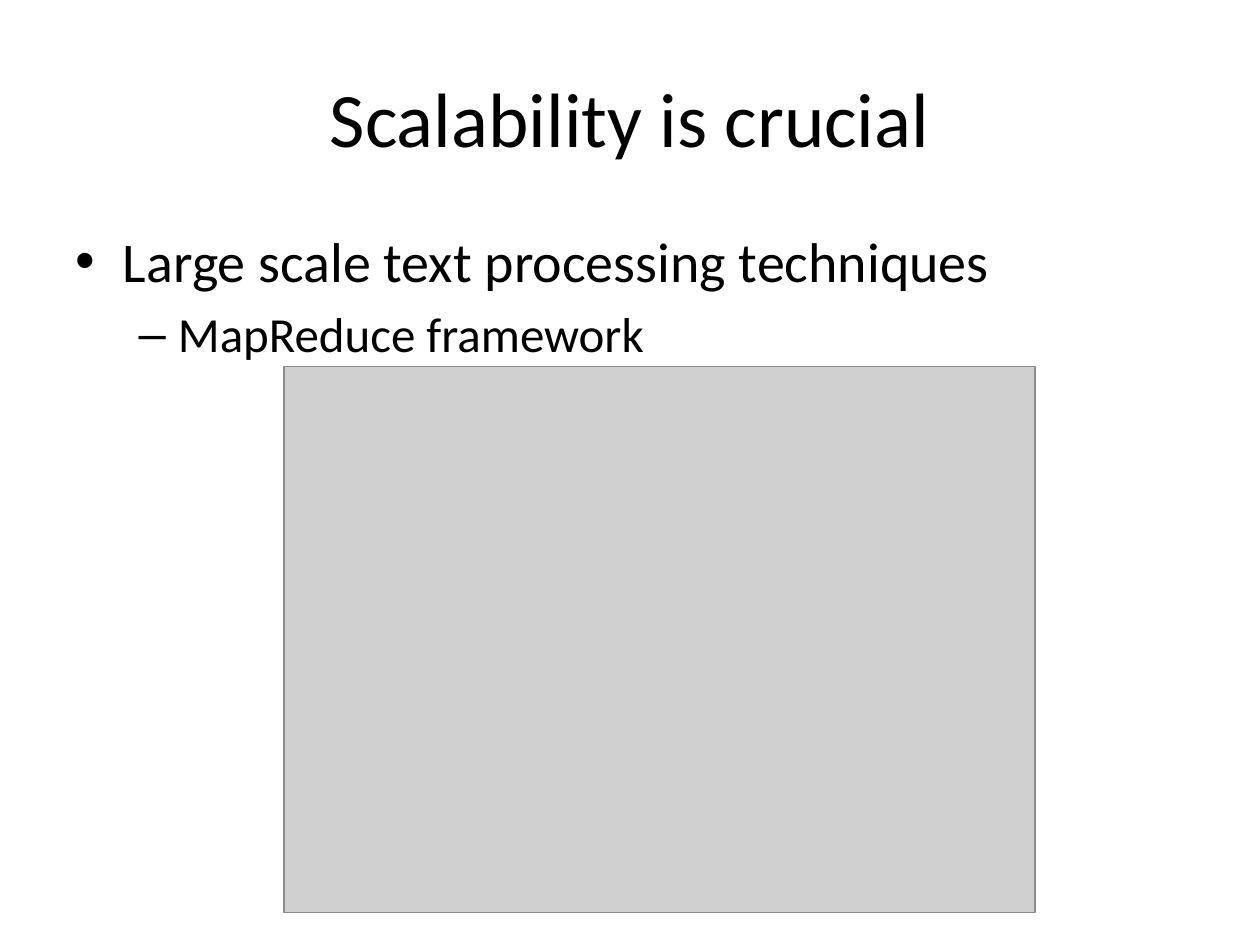
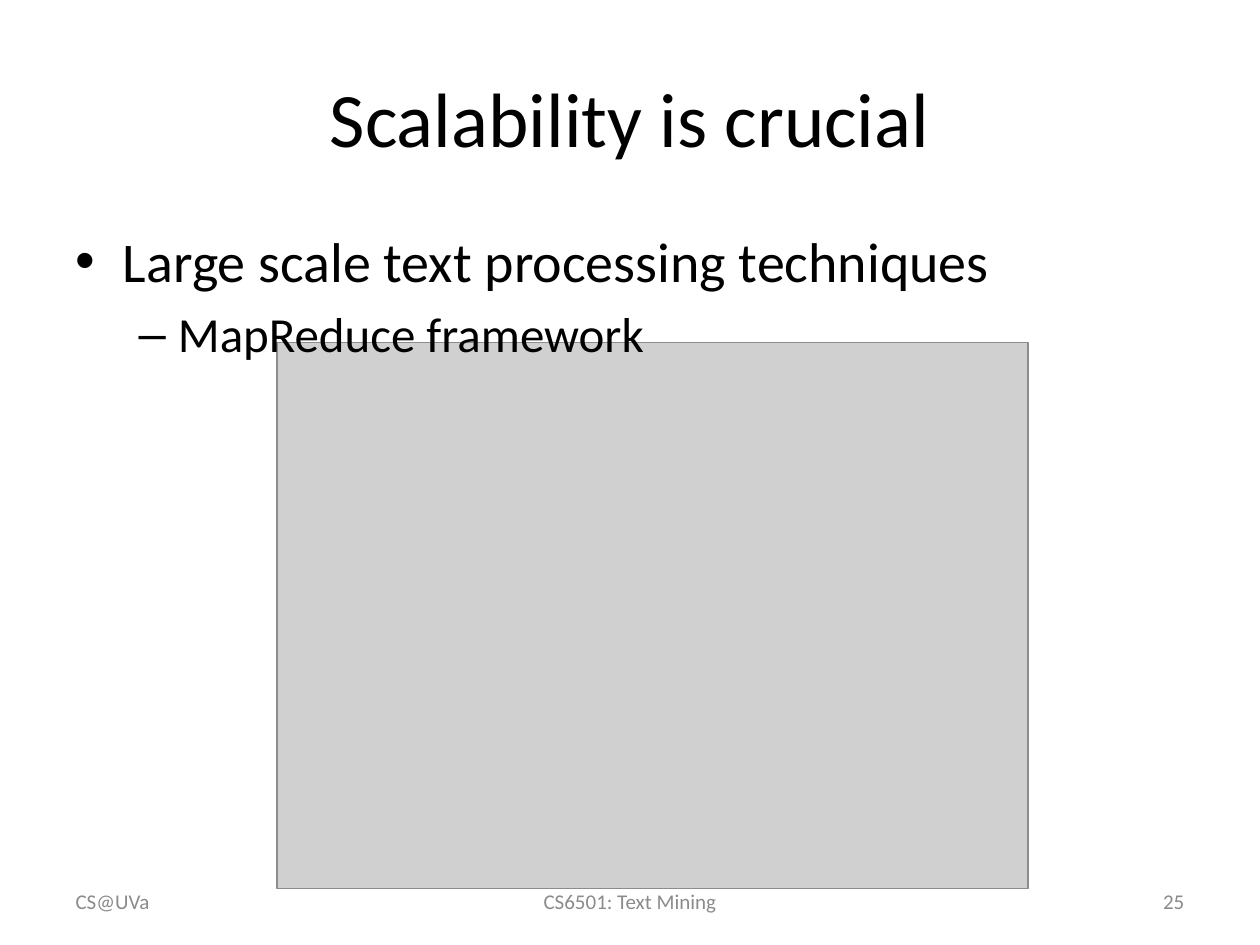
Before and after one commit to wang296/CS6501-Text-Mining, a slide deck: slide 25 of docs/IntroductionToTextMining.pptx. Drawn at 1260x945 pixels with LibreOffice and Linux fonts; fonts in the diff are those of the drawing; grey boxes stand for pictures. Boxes give left, top, right and bottom in pixels: in the first picture for what was removed or moved away, otherwise in the second. Text is boxed around its words. In the diff, an @@ line names an element or a change of style, - is before the commit and + after.

```diff
--- a/docs/IntroductionToTextMining.pptx
+++ b/docs/IntroductionToTextMining.pptx
@@ picture moved from (x1=284, y1=367, x2=1034, y2=912) to (x1=277, y1=343, x2=1028, y2=888) @@
@@ text added at (x1=76, y1=895, x2=150, y2=912), 12 pt, text #8C8C8C @@
+CS@UVa
@@ text added at (x1=544, y1=894, x2=716, y2=913), 12 pt, text #8C8C8C @@
+CS6501: Text Mining
@@ page number added at (x1=1163, y1=895, x2=1184, y2=909), 12 pt, text #8C8C8C @@
+25
```
Also in this commit, not shown: 31 other slides changed, 1 other file.
